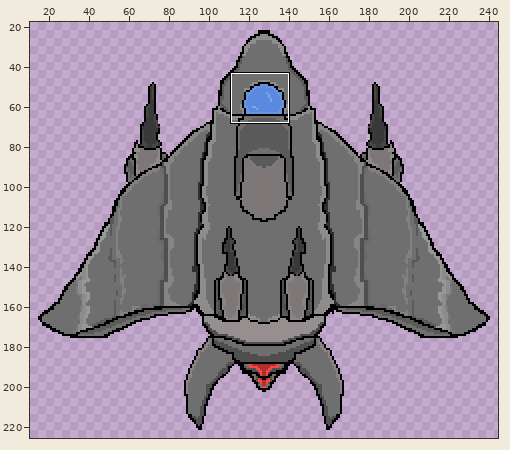
Two versions of one sprite sheet, assets/Xcom_hud/Ship_loadment.png. The picture above shows the old version from afar; the outline marks the close-up.
Close-up. Before the edit:
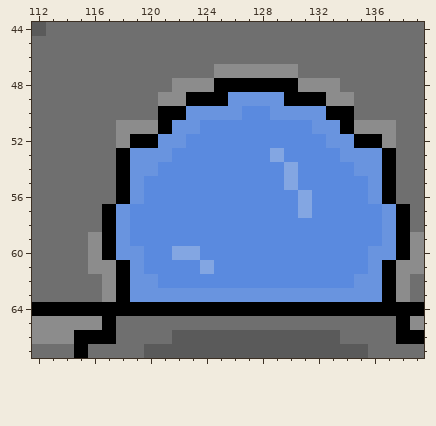
The file is 256x246 pixels. Colours within 5 levels of each other are drawn and written as one. Shown: x 112..139, y 44..67. The wide view leaves out empty margins. The commit also changed other parts of the picture, which this record leaves out.
And afterwards:
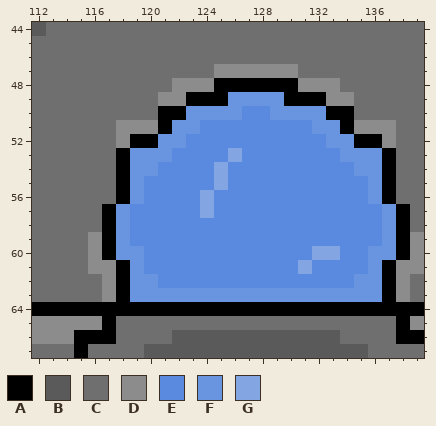
Palette (. is transparent): A #000000  B #5a5a5a  C #6f6f6f  D #8c8c8c  E #5a8adf  F #6994df  G #83a6e2
Change:
y 53: x 126 E -> G; x 129 G -> E
y 54..55: x 125 E -> G; x 130 G -> E
y 56..57: x 124 E -> G; x 131 G -> E
y 60: x 122..123 GG -> EE; x 132..133 EE -> GG
y 61: x 124 G -> E; x 131 E -> G
Boxes around the changes in both close-ups, in picture pixels (x1, y1, x2, y2):
changed: (172, 148, 340, 274)
